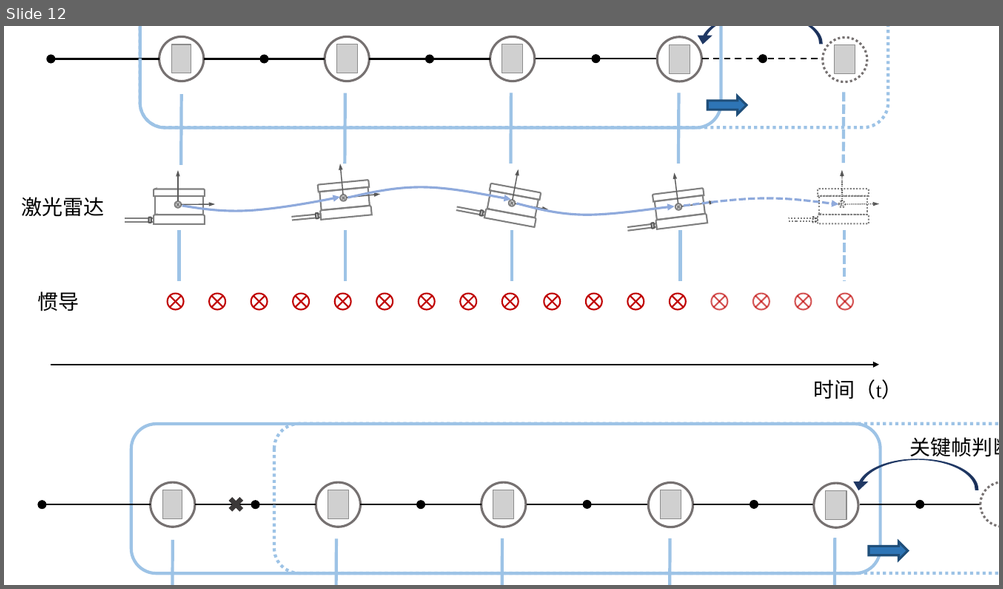
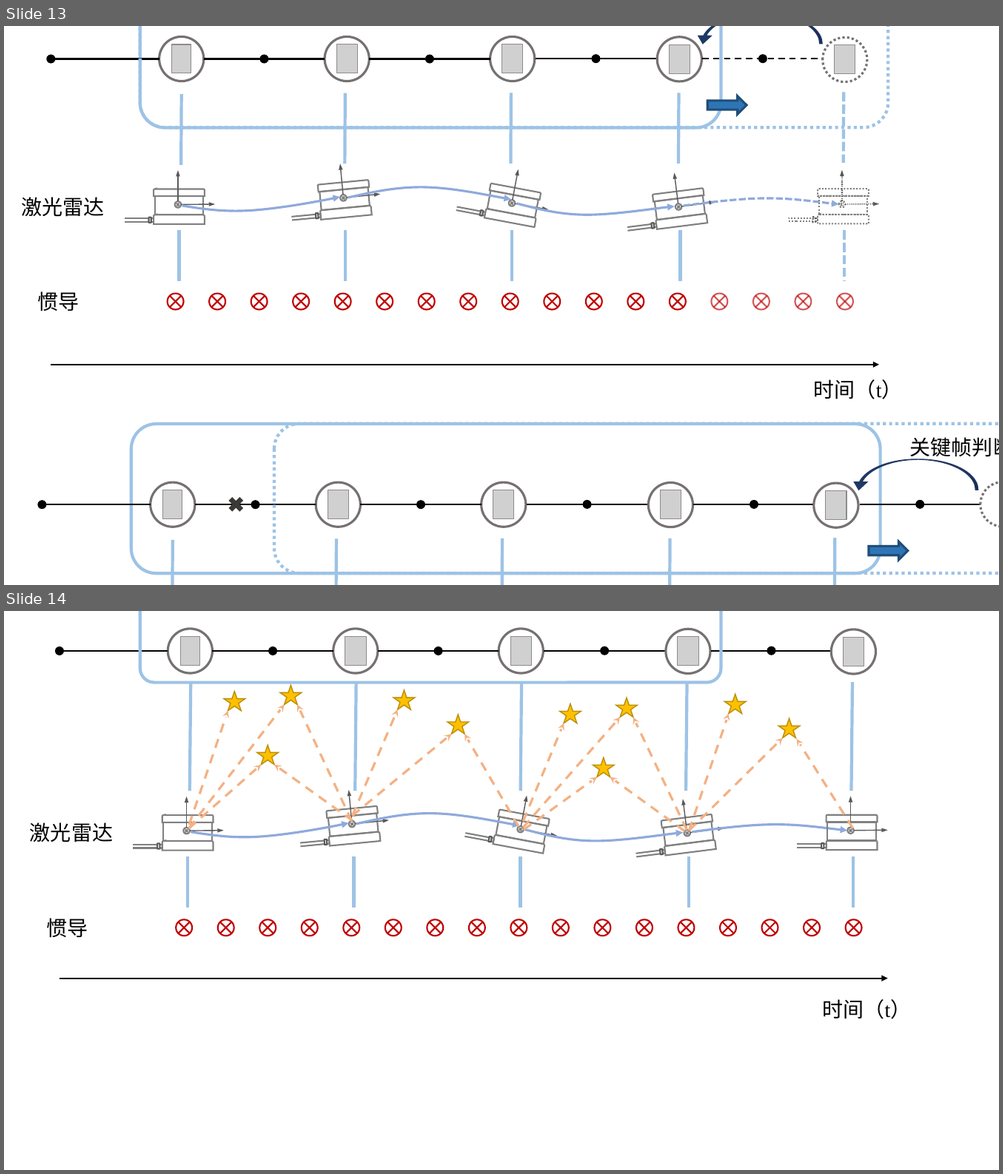
Before and after one commit to Kang-YC/my_backup, a slide deck: 示意图.pptx. Shown one above the other, each under a label of ours: slide 12 before the commit, slides 13 and 14 after it. The pictures are 1003x589 and 1003x1174 pixels, drawn with LibreOffice and Linux fonts; fonts in the diff are those of the drawing; grey boxes stand for pictures; background and template pictures are left out. Boxes give left, top, right and bottom in pixels: in the first picture for what was removed or moved away, otherwise in the second. Text is boxed around its words. In the diff, an @@ line names an element or a change of style, - is before the commit and + after.

Commit message:
0111

```diff
--- a/示意图.pptx
+++ b/示意图.pptx
@@ slide 14 added at bbox=[4, 611, 999, 1170], background #FFFFFF @@
@@ group added at bbox=[30, 611, 982, 1019]: 27 arrows, 25 lines, 17 flow chart summing junctions, 16 rectangles, 15 ellipses, 10 round same rects, 10 stars, 6 rounded rectangles, 5 pictures, 4 freeform shapes, 3 texts @@
+激光雷达
+惯导
+时间（t）
@@ what was slide 12 is now slide 13 @@
```
Also in this commit, not shown: 1 other slide added.
